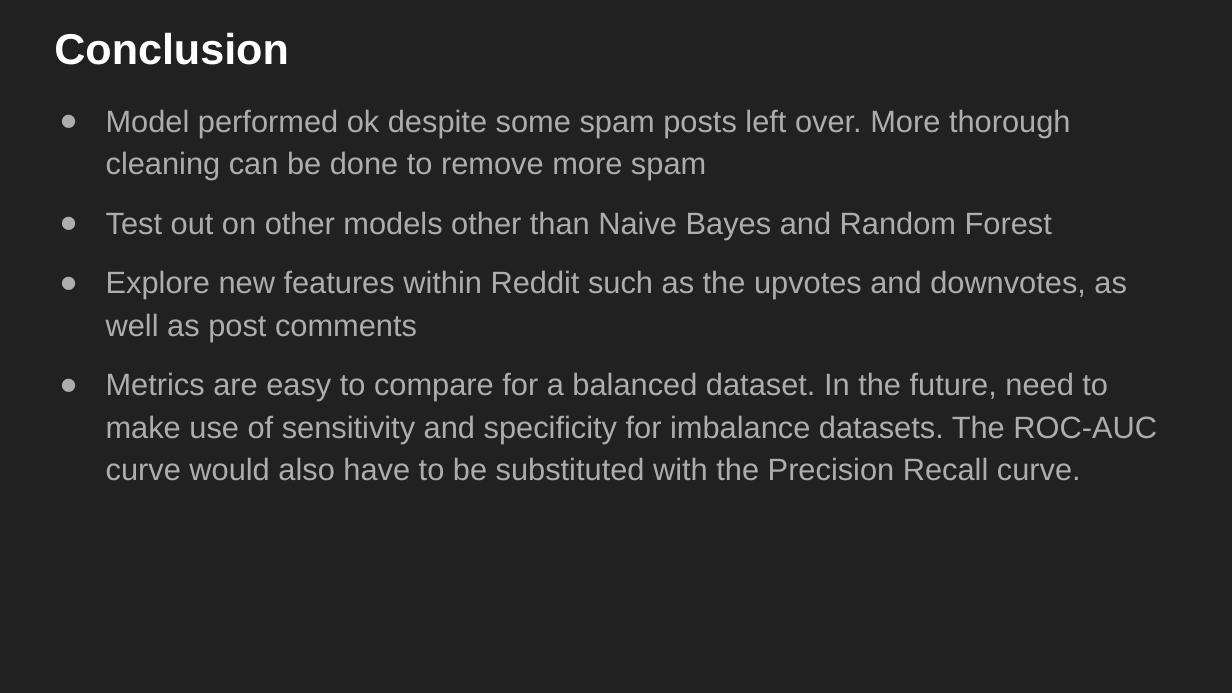
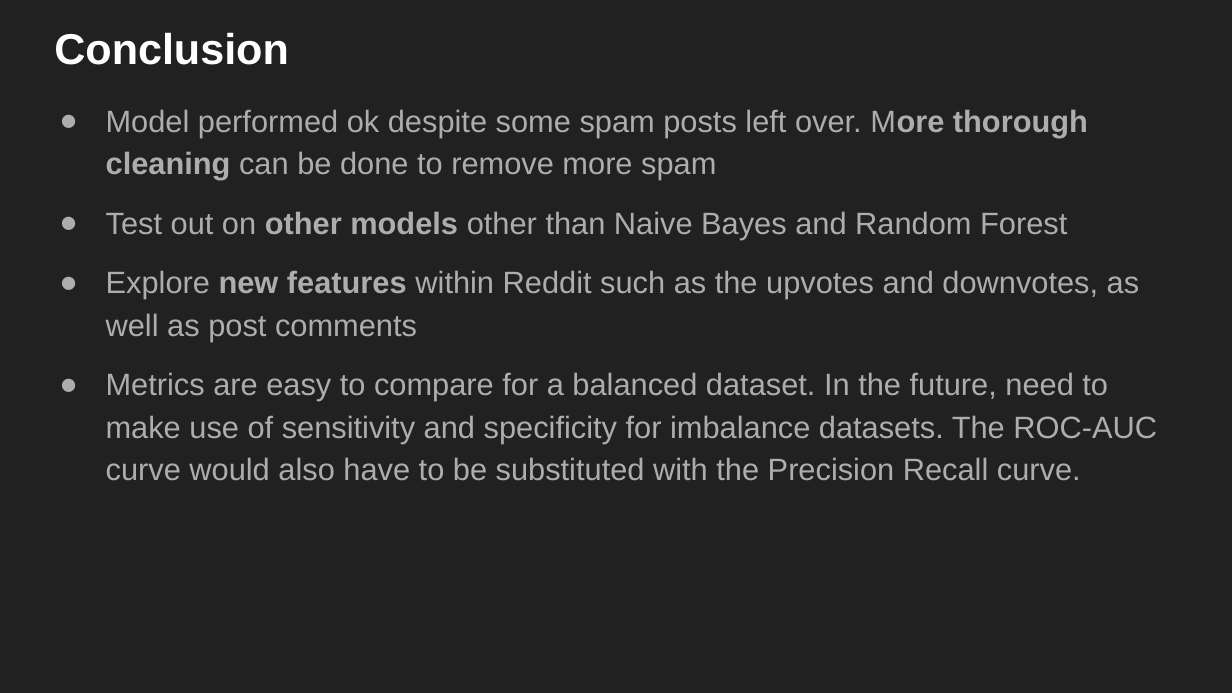
Before and after one commit to ethan-eplee/Subreddit-Classification, a slide deck: slide 13 of presentation/NLP SubReddit Classification.pptx (slide 12 before the commit). Drawn at 1232x693 pixels with LibreOffice and Linux fonts; fonts in the diff are those of the drawing. Boxes give left, top, right and bottom in pixels: in the first picture for what was removed or moved away, otherwise in the second. Text is boxed around its words. In the diff, an @@ line names an element or a change of style, - is before the commit and + after.

```diff
--- a/presentation/NLP SubReddit Classification.pptx
+++ b/presentation/NLP SubReddit Classification.pptx
@@ text at <box>106,109,1140,341</box>: bold on in "More thorough cleaning", "other models", "new features" @@
```
Also in this commit, not shown: 7 other slides changed, 3 slides added, 2 other files.
